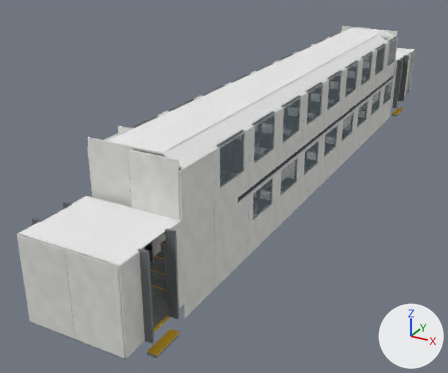
An edit to the glTF model juna/edo_sisa_m.glb, drawn before and after from the same camera.
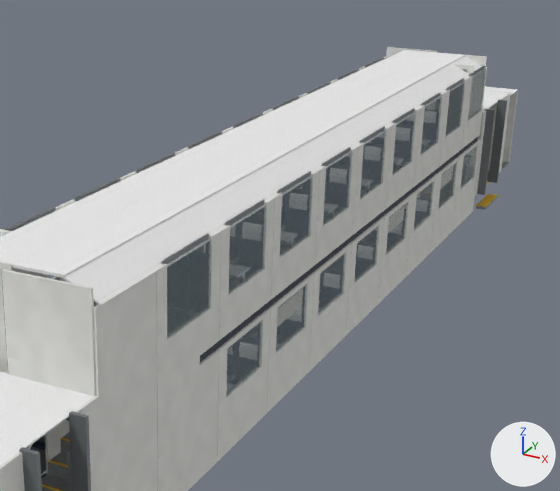
Each version is shown whole from a camera (50 mm lens) standing at (7.8, -18.6, 9.4) and looking at (-1.8, -1.0, 0.6), then close up on the part from 28% to 98% of the width and 0% to 73% of the height. Lighting does not change. The marker at lower right points along +X, +Y and +Z. The first two pictures are the older version. Where no turn or scale is listed for an object, it has been applied to the vertices.

Before the edit, the objects in view are built like this:
```python
me_ala_katto = bpy.data.meshes.new('ala_katto')
me_ala_katto.from_pydata(...)  # 68 vertices, 108 faces; spans x -1.3..1.3, y -10.8..12.8, z 2.7..4.7
me_ala_katto.materials.append(mat_s_katto)  # picture img_katto
me_ala_seina_1_ala = bpy.data.meshes.new('ala_seina-1_ala')
me_ala_seina_1_ala.from_pydata(...)  # 602 vertices, 924 faces; spans x -1.3..1.3, y -10.8..12.8, z 0.8..4.7
me_ala_seina_1_ala.materials.append(mat_s_seina)  # picture img_seina
me_ala_seina_1_k0a = bpy.data.meshes.new('ala_seina-1_k0a')
me_ala_seina_1_k0a.from_pydata(...)  # 912 vertices, 1368 faces; spans x -1.5..1.5, y -10.7..12.8, z 1.2..4.6
me_ala_seina_1_k0a.materials.append(mat_s_kehys)  # grey #6f7477
ob_sisa_s_katto = bpy.data.objects.new('sisa_S_katto', me_ala_katto)
ob_sisa_s_katto.location = (0.0, 0.0, 0.0)
ob_sisa_s_kehys = bpy.data.objects.new('sisa_S_kehys', me_ala_seina_1_k0a)
ob_sisa_s_kehys.location = (0.0, 0.0, 0.0)
ob_sisa_s_seina = bpy.data.objects.new('sisa_S_seina', me_ala_seina_1_ala)
ob_sisa_s_seina.location = (0.0, 0.0, 0.0)
# also in view: 'sisa_S_ikkunalasi' at (0.0, 0.9, 3.2); 'sisa_S_muovimatto' at (0.0, 1.0, 1.8); 'sisa_S_matto' at (0.0, 0.2, 1.8)
```
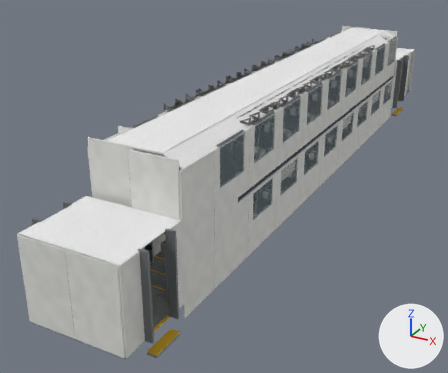
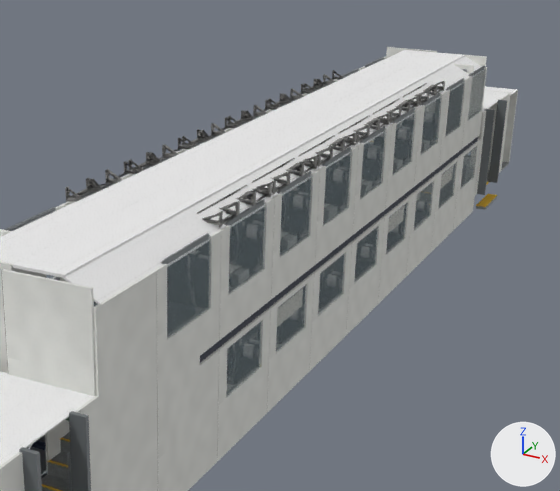
Where the change shows, as pixel boxes [x1, y1, x2, y2] in the close-ups (560 x 491 px):
'Mesh_0.012', added: after [197, 182, 272, 227]
'Mesh_0.011', added: after [65, 161, 144, 202]
'Mesh_0.010', added: after [252, 155, 318, 195]
'Mesh_0.008', added: after [299, 133, 357, 167]
'Mesh_0.009', added: after [128, 138, 198, 172]
'Mesh_0.001', added: after [338, 113, 390, 144]
'Mesh_0.007', added: after [182, 117, 239, 147]
'Mesh_0.003', added: after [228, 100, 279, 126]
'Mesh_0.004', added: after [373, 96, 419, 123]
'Mesh_0.002', added: after [268, 84, 317, 110]
'Mesh_0.006', added: after [403, 81, 445, 105]
'Mesh_0.005', added: after [303, 70, 345, 94]

Patch to the scene script:
```diff
--- a/juna/edo_sisa_m.glb.py
+++ b/juna/edo_sisa_m.glb.py
@@ img_hylly_vari @@
+img_hylly_vari = load_image('hylly_vari', '_unpacked/hylly_vari', 512, 512, 'sRGB')
@@ img_hylly_normaali @@
+img_hylly_normaali = load_image('hylly_normaali', '_unpacked/hylly_normaali', 512, 512, 'Non-Color')
@@ mat_m_hylly @@
+mat_m_hylly = bpy.data.materials.new('M_hylly')
+# uses the picture img_hylly_normaali
+# uses the picture img_hylly_vari
@@ me_mesh_0_003 @@
+me_mesh_0_003.from_pydata(...)  # 514 vertices, 911 faces; spans x -0.4..0.0, y -0.87..0.87, z 0.0..0.22
+me_mesh_0_003.materials.append(mat_m_hylly)
@@ ob_mesh_0_012 @@
+ob_mesh_0_012 = bpy.data.objects.new('Mesh_0.012', me_mesh_0_003)
+ob_mesh_0_012.parent = ob_kalusteet_hylly
+ob_mesh_0_012.location = (1.27, -4.5, 4.53)
@@ ob_kalusteet_hylly @@
+ob_kalusteet_hylly = bpy.data.objects.new('kalusteet_hylly', None)
+ob_kalusteet_hylly.parent = ob_edo_sisa
+ob_kalusteet_hylly.location = (0.0, 0.0, 0.0)
@@ ob_mesh_0_011 @@
+ob_mesh_0_011 = bpy.data.objects.new('Mesh_0.011', me_mesh_0_003)
+ob_mesh_0_011.parent = ob_kalusteet_hylly
+ob_mesh_0_011.location = (-1.27, -4.5, 4.53)
+ob_mesh_0_011.rotation_euler = (0.0, 0.0, 3.142)  # degrees (0, 0, 180)
@@ ob_mesh_0_010 @@
+ob_mesh_0_010 = bpy.data.objects.new('Mesh_0.010', me_mesh_0_003)
+ob_mesh_0_010.parent = ob_kalusteet_hylly
+ob_mesh_0_010.location = (1.27, -2.7, 4.53)
@@ ob_mesh_0_009 @@
+ob_mesh_0_009 = bpy.data.objects.new('Mesh_0.009', me_mesh_0_003)
+ob_mesh_0_009.parent = ob_kalusteet_hylly
+ob_mesh_0_009.location = (-1.27, -2.7, 4.53)
+ob_mesh_0_009.rotation_euler = (0.0, 0.0, 3.142)  # degrees (0, 0, 180)
@@ ob_mesh_0_008 @@
+ob_mesh_0_008 = bpy.data.objects.new('Mesh_0.008', me_mesh_0_003)
+ob_mesh_0_008.parent = ob_kalusteet_hylly
+ob_mesh_0_008.location = (1.27, -0.9, 4.53)
@@ ob_mesh_0_007 @@
+ob_mesh_0_007 = bpy.data.objects.new('Mesh_0.007', me_mesh_0_003)
+ob_mesh_0_007.parent = ob_kalusteet_hylly
+ob_mesh_0_007.location = (-1.27, -0.9, 4.53)
+ob_mesh_0_007.rotation_euler = (0.0, 0.0, 3.142)  # degrees (0, 0, 180)
@@ ob_mesh_0_006 @@
+ob_mesh_0_006 = bpy.data.objects.new('Mesh_0.006', me_mesh_0_003)
+ob_mesh_0_006.parent = ob_kalusteet_hylly
+ob_mesh_0_006.location = (1.27, 4.5, 4.53)
@@ ob_mesh_0_005 @@
+ob_mesh_0_005 = bpy.data.objects.new('Mesh_0.005', me_mesh_0_003)
+ob_mesh_0_005.parent = ob_kalusteet_hylly
+ob_mesh_0_005.location = (-1.27, 4.5, 4.53)
+ob_mesh_0_005.rotation_euler = (0.0, 0.0, 3.142)  # degrees (0, 0, 180)
@@ ob_mesh_0_004 @@
+ob_mesh_0_004 = bpy.data.objects.new('Mesh_0.004', me_mesh_0_003)
+ob_mesh_0_004.parent = ob_kalusteet_hylly
+ob_mesh_0_004.location = (1.27, 2.7, 4.53)
@@ ob_mesh_0_002 @@
+ob_mesh_0_002 = bpy.data.objects.new('Mesh_0.002', me_mesh_0_003)
+ob_mesh_0_002.parent = ob_kalusteet_hylly
+ob_mesh_0_002.location = (-1.27, 2.7, 4.53)
+ob_mesh_0_002.rotation_euler = (0.0, 0.0, 3.142)  # degrees (0, 0, 180)
@@ ob_mesh_0_001 @@
+ob_mesh_0_001 = bpy.data.objects.new('Mesh_0.001', me_mesh_0_003)
+ob_mesh_0_001.parent = ob_kalusteet_hylly
+ob_mesh_0_001.location = (1.27, 0.9, 4.53)
@@ ob_mesh_0_003 @@
+ob_mesh_0_003 = bpy.data.objects.new('Mesh_0.003', me_mesh_0_003)
+ob_mesh_0_003.parent = ob_kalusteet_hylly
+ob_mesh_0_003.location = (-1.27, 0.9, 4.53)
+ob_mesh_0_003.rotation_euler = (0.0, 0.0, 3.142)  # degrees (0, 0, 180)
```
